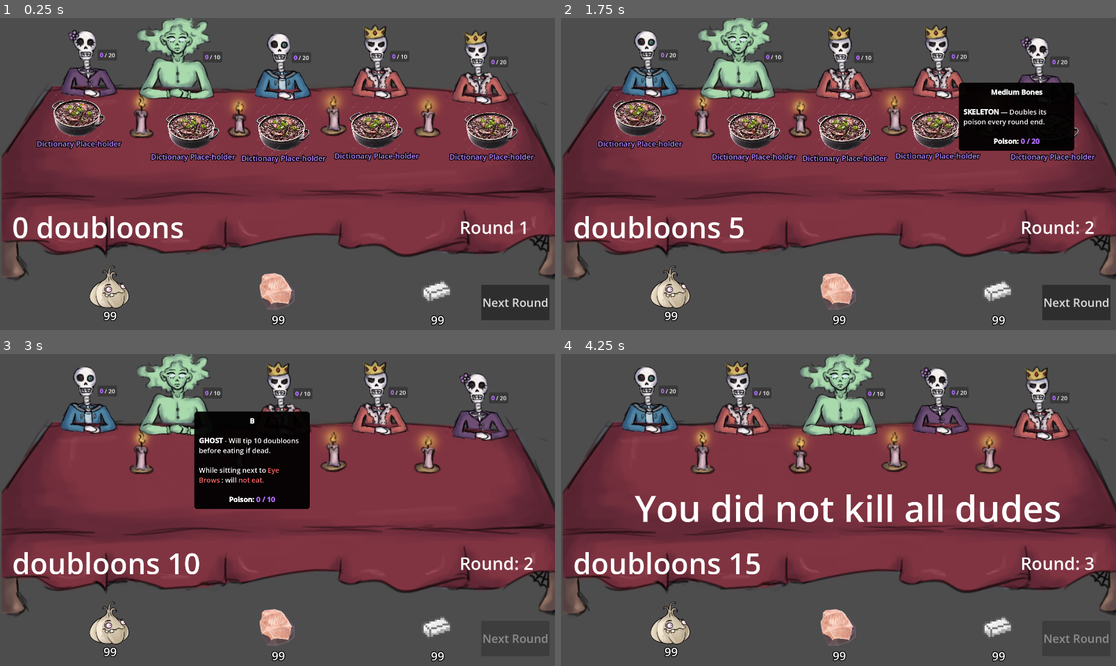
Above: before the commit, frames 1-4 (two rows, left to right).
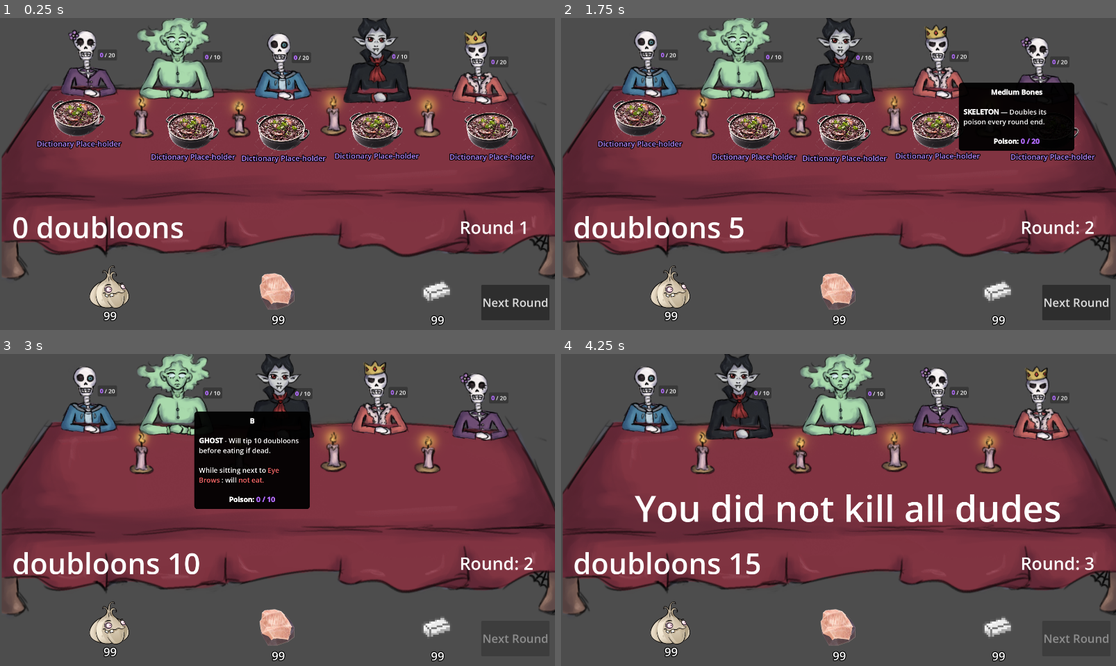
Above: after the commit, the same moments.

Repository: Henrique-Baumegger/godot-fims_food
Game: Godot game, scene res://scripts_and_scenes/main/main.tscn
The game is run twice, just before and just after one commit, with the same random seed, the same clock (stepped at 60 frames per second) and the same inputs.
Inputs (mouse positions are in pixels of both pictures, inside the frame that each line leads up to):
- Up to frame 1 (0.25 s): no input
- Up to frame 2 (1.75 s): click "Next Round" at 0.5 s; tap Enter at 1.25 s; move the mouse to (943, 64) at 1.27 s; click (943, 64) at 1.35 s
- Up to frame 3 (3 s): click "Next Round" at 2 s; tap Space at 2.75 s; move the mouse to (177, 394) at 2.77 s; click (177, 394) at 2.85 s
- Up to frame 4 (4.25 s): click "Next Round" at 3.5 s

The runs differ from the first frame. In frame 1, 1.9% of the frame differs, in the area x 61-75%, y 0-28%; in frame 2, 1.9%, in the area x 44-57%, y 0-28%; in frame 3, 1.0%; in frame 4, 1.9%.

Commit message:
Vampire sprites

Diff:
--- a/scripts_and_scenes/customer/vampire.gd
+++ b/scripts_and_scenes/customer/vampire.gd
@@ -2,8 +2,11 @@
 class_name Vampire
 
 static var id = 0
+var this_instance_id
 
-@export var sprites: Array[Texture2D]
+@export var alive_sprites: Array[Texture2D]
+@export var dead_sprites: Array[Texture2D]
+
 const names : Array[String] = ["Bald B", "Bloody Baron", "Tooth", "Liut", "Putz"]
 
 var poisonless_tip_amount = 5
@@ -25,12 +28,14 @@
 	super._ready()
 	dies.connect(_on_death)
 	id = (id+1) % 5
-	sprite_2d.texture = sprites[id]
-	identity_name = names[id]
+	this_instance_id = id
+	sprite_2d.texture = alive_sprites[this_instance_id]
+	identity_name = names[this_instance_id]
 
 
 func _on_death ()-> void:
-	pass
+	sprite_2d.texture = dead_sprites[this_instance_id]
+
 
 
 func set_max_poison_and_client_type() -> void:
--- a/scripts_and_scenes/customer/vampire.tscn
+++ b/scripts_and_scenes/customer/vampire.tscn
@@ -1,19 +1,27 @@
 [gd_scene format=3 uid="uid://5u6g4ksmn4tp"]
 
 [ext_resource type="Script" uid="uid://cf0bph7y7l82n" path="res://scripts_and_scenes/customer/vampire.gd" id="1_js6u7"]
-[ext_resource type="Texture2D" uid="uid://dwr2t2m0lnf8e" path="res://art/skeletons/skeleton4.png" id="2_bexiu"]
-[ext_resource type="Texture2D" uid="uid://d1ypgbc4ntrnc" path="res://art/skeletons/skeleton3.png" id="3_3ajja"]
-[ext_resource type="Texture2D" uid="uid://cc8icgq8exb6l" path="res://art/skeletons/skeleton2.png" id="4_pbexu"]
+[ext_resource type="Texture2D" uid="uid://dwptq3m6hknxo" path="res://art/vampire/vampire1.png" id="2_wvpbf"]
+[ext_resource type="Texture2D" uid="uid://c72pekmj138hs" path="res://art/vampire/vampire2.png" id="3_78m3r"]
+[ext_resource type="Texture2D" uid="uid://byyq150c7bwg6" path="res://art/vampire/vampire3.png" id="4_qfupa"]
+[ext_resource type="Texture2D" uid="uid://bm26amqolheg8" path="res://art/vampire/vampire4.png" id="5_k3gdo"]
 [ext_resource type="PackedScene" uid="uid://qj5l5oibevij" path="res://scripts_and_scenes/UI/tool_tip_area.tscn" id="6_3ajja"]
+[ext_resource type="Texture2D" uid="uid://bmi6njxljtcf8" path="res://art/vampire/vampire5.png" id="6_l7adl"]
+[ext_resource type="Texture2D" uid="uid://clg788p2dhx2a" path="res://art/vampire/vampire1d.png" id="7_4igmh"]
 [ext_resource type="PackedScene" uid="uid://dv8xa6kl61ahd" path="res://scripts_and_scenes/UI/poison_indicator.tscn" id="7_kpu4f"]
 [ext_resource type="Texture2D" uid="uid://clo885p4hkli1" path="res://art/skeletons/skeleton1.png" id="7_pbexu"]
+[ext_resource type="Texture2D" uid="uid://dhngd2ib2vlmh" path="res://art/vampire/vampire2d.png" id="8_hsceg"]
+[ext_resource type="Texture2D" uid="uid://5kiu4yg0a3q1" path="res://art/vampire/vampire3d.png" id="9_oayg1"]
+[ext_resource type="Texture2D" uid="uid://eb50yj5iku6g" path="res://art/vampire/vampire4d.png" id="10_q4a45"]
+[ext_resource type="Texture2D" uid="uid://cyuy4cxjo30ic" path="res://art/vampire/vampire5d.png" id="11_up04k"]
 
 [sub_resource type="RectangleShape2D" id="RectangleShape2D_pbexu"]
 size = Vector2(208, 232)
 
 [node name="Vampire" type="Node2D" unique_id=3934645 groups=["customers", "round_dependers"]]
 script = ExtResource("1_js6u7")
-sprites = Array[Texture2D]([ExtResource("2_bexiu"), ExtResource("3_3ajja"), ExtResource("4_pbexu"), ExtResource("7_pbexu"), ExtResource("7_pbexu")])
+alive_sprites = Array[Texture2D]([ExtResource("2_wvpbf"), ExtResource("3_78m3r"), ExtResource("4_qfupa"), ExtResource("5_k3gdo"), ExtResource("6_l7adl")])
+dead_sprites = Array[Texture2D]([ExtResource("7_4igmh"), ExtResource("8_hsceg"), ExtResource("9_oayg1"), ExtResource("10_q4a45"), ExtResource("11_up04k")])
 
 [node name="Sprite2D" type="Sprite2D" parent="." unique_id=347719945]
 position = Vector2(342.00003, 457)
Binary file added: art/vampire/vampire1.png
Not shown, added: art/vampire/vampire1.png.import
Binary file added: art/vampire/vampire1d.png
Not shown, added: art/vampire/vampire1d.png.import
Binary file added: art/vampire/vampire2.png
Not shown, added: art/vampire/vampire2.png.import
Binary file added: art/vampire/vampire2d.png
Not shown, added: art/vampire/vampire2d.png.import
Binary file added: art/vampire/vampire3.png
Not shown, added: art/vampire/vampire3.png.import
Binary file added: art/vampire/vampire3d.png
Not shown, added: art/vampire/vampire3d.png.import
(and 8 more such lines)
